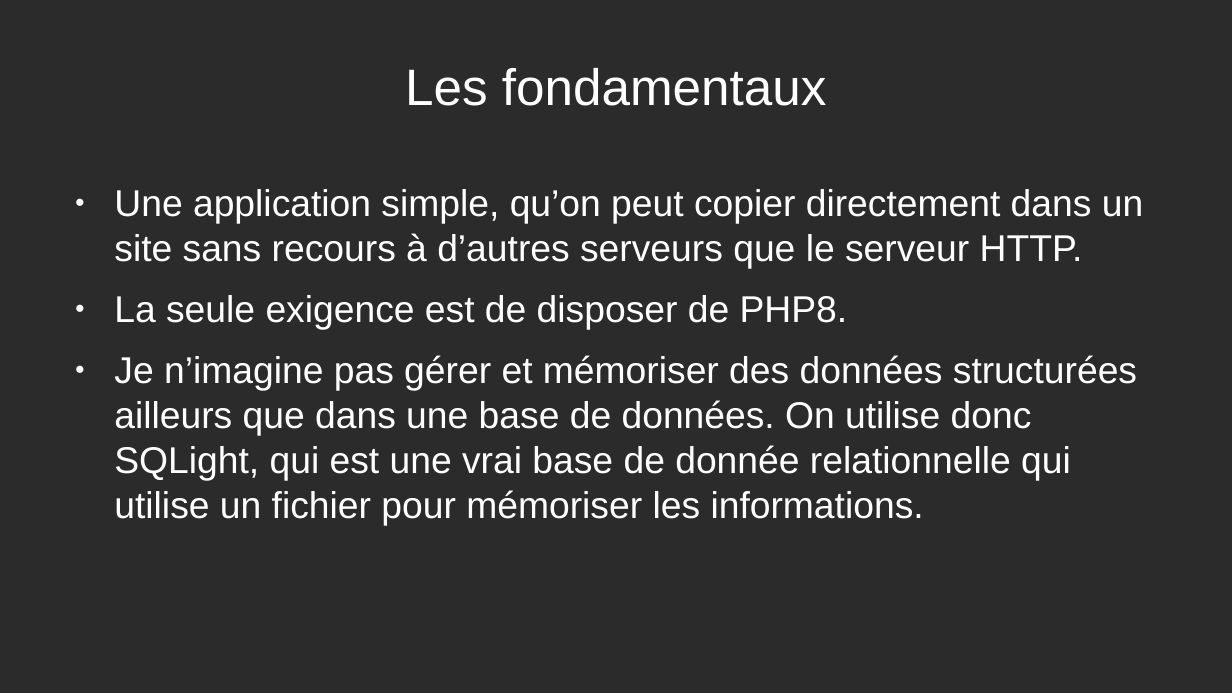
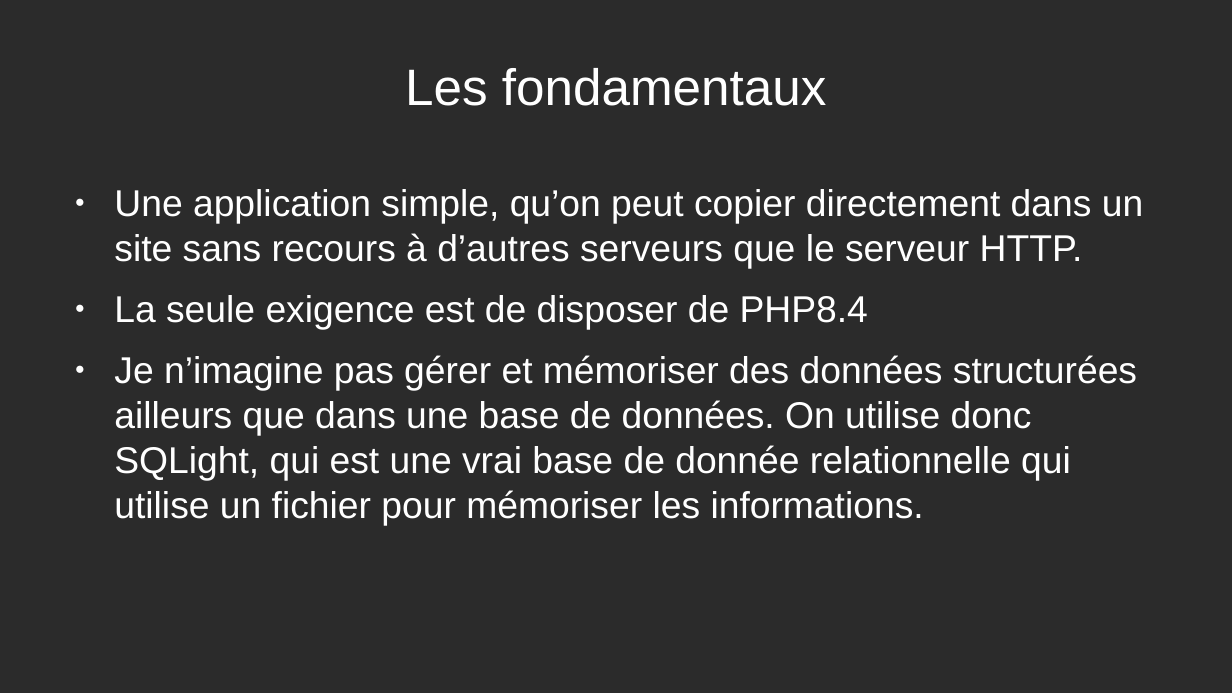
Before and after one commit to jebissey/MyClub, a slide deck: slide 5 of doc/Presentation _2.odp. Drawn at 1232x693 pixels with LibreOffice and Linux fonts; fonts in the diff are those of the drawing; background and template pictures are left out; a plain dark background stands for a picture behind light text. Boxes give left, top, right and bottom in pixels: in the first picture for what was removed or moved away, otherwise in the second. Text is boxed around its words. In the diff, an @@ line names an element or a change of style, - is before the commit and + after.

```diff
--- a/doc/Presentation _2.odp
+++ b/doc/Presentation _2.odp
@@ text at [114, 295, 868, 330]: text changed @@
-● La seule exigence est de disposer de PHP8.
+● La seule exigence est de disposer de PHP8.4
```
Also in this commit, not shown: 3 other slides changed, 1 slide added, 15 other files.
